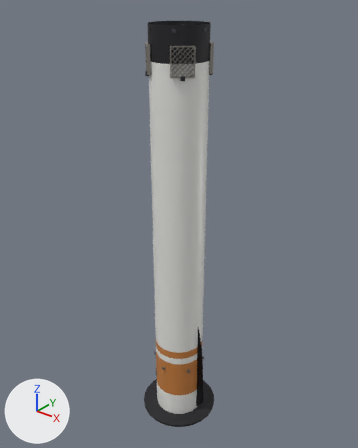
What one commit did to the glTF model assets/rockets/new-glendale/s1.mid.glb.
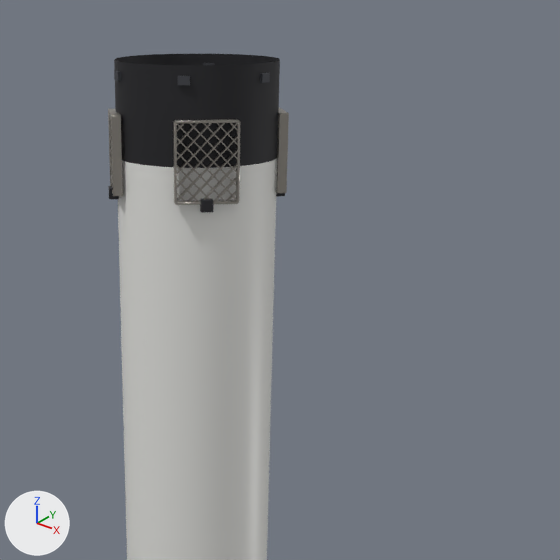
Each version is shown whole from a 50 mm camera at (37.1, -46.4, 62.8) aimed at (-1.1, 1.4, 33.1), then close up on the part from 29% to 89% of the width and 0% to 48% of the height. Lighting does not change. The marker at lower left points along +X, +Y and +Z. The older version's two pictures come first. Where no turn or scale is listed for an object, it has been applied to the vertices.

The scene before the commit, as lines of its bpy script (objects in view):
```python
me_gridfin_0_metal = bpy.data.meshes.new('gridfin_0.metal')
me_gridfin_0_metal.from_pydata(...)  # 256 vertices, 416 faces; spans x -0.12..0.12, y -0.82..0.82, z -1.0..1.0
me_gridfin_0_metal.materials.append(mat_or_metal)
me_s1_hull = bpy.data.meshes.new('s1.hull')
me_s1_hull.from_pydata(...)  # 144 vertices, 240 faces; spans x -3.5..3.5, y -3.5..3.5, z -25.8..25.8
me_s1_hull.materials.append(mat_or_hull)
ob_gridfin_0_metal = bpy.data.objects.new('gridfin_0.metal', me_gridfin_0_metal)
ob_gridfin_0_metal.parent = ob_gridfin_0
ob_gridfin_0_metal.location = (0.0, 0.0, 1.7)
ob_gridfin_0_metal.scale = (1.65, 1.65, 1.65)
ob_gridfin_1_metal = bpy.data.objects.new('gridfin_1.metal', me_gridfin_0_metal)
ob_gridfin_1_metal.parent = ob_gridfin_1
ob_gridfin_1_metal.location = (0.0, 0.0, 1.7)
ob_gridfin_1_metal.scale = (1.65, 1.65, 1.65)
ob_gridfin_3_metal = bpy.data.objects.new('gridfin_3.metal', me_gridfin_0_metal)
ob_gridfin_3_metal.parent = ob_gridfin_3
ob_gridfin_3_metal.location = (0.0, 0.0, 1.7)
ob_gridfin_3_metal.scale = (1.65, 1.65, 1.65)
ob_s1_hull = bpy.data.objects.new('s1.hull', me_s1_hull)
ob_s1_hull.location = (0.0, 0.0, 29.1)
# also in view: 's1.dark' at (0.0, 0.0, 30.0)
```
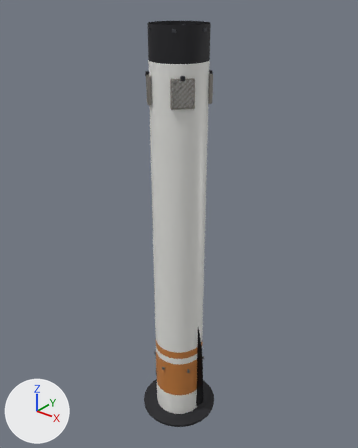
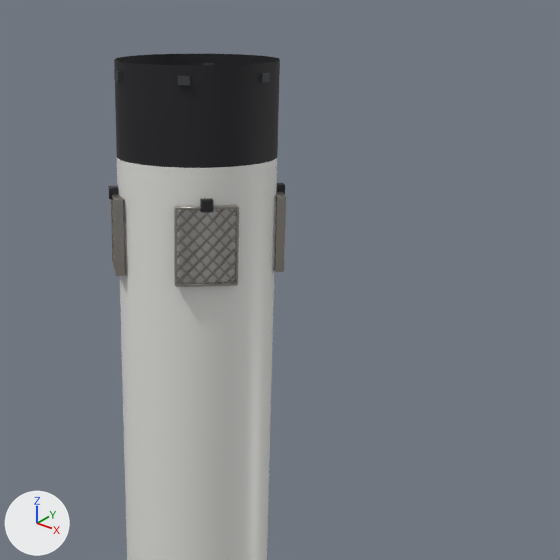
Location of each change, (x1, y1, x2, y2) in pixels of the close-ups (560 x 560 px):
'gridfin_0.metal', moved: before (173, 119, 240, 205); after (174, 205, 239, 287)
'gridfin_1.metal', moved: before (108, 109, 123, 196); after (111, 195, 125, 276)
'gridfin_3.metal', moved: before (276, 107, 289, 193); after (274, 192, 286, 272)

What the commit changed:
Object 'gridfin_0.metal' (ob_gridfin_0_metal) moves from (0.0, 0.0, 1.7) to (0.0, 0.0, -1.7).
Object 'gridfin_1.metal' (ob_gridfin_1_metal) moves from (0.0, 0.0, 1.7) to (0.0, 0.0, -1.7).
Object 'gridfin_3.metal' (ob_gridfin_3_metal) moves from (0.0, 0.0, 1.7) to (0.0, 0.0, -1.7).
